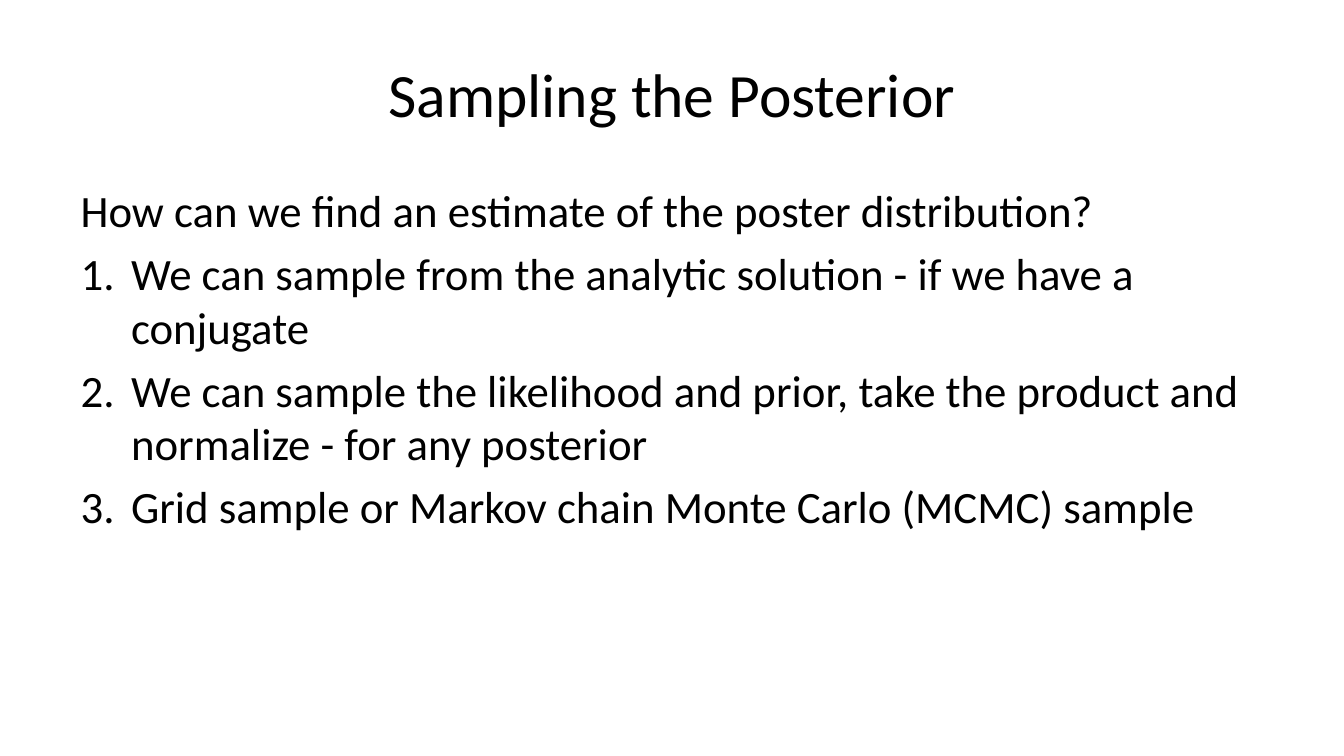
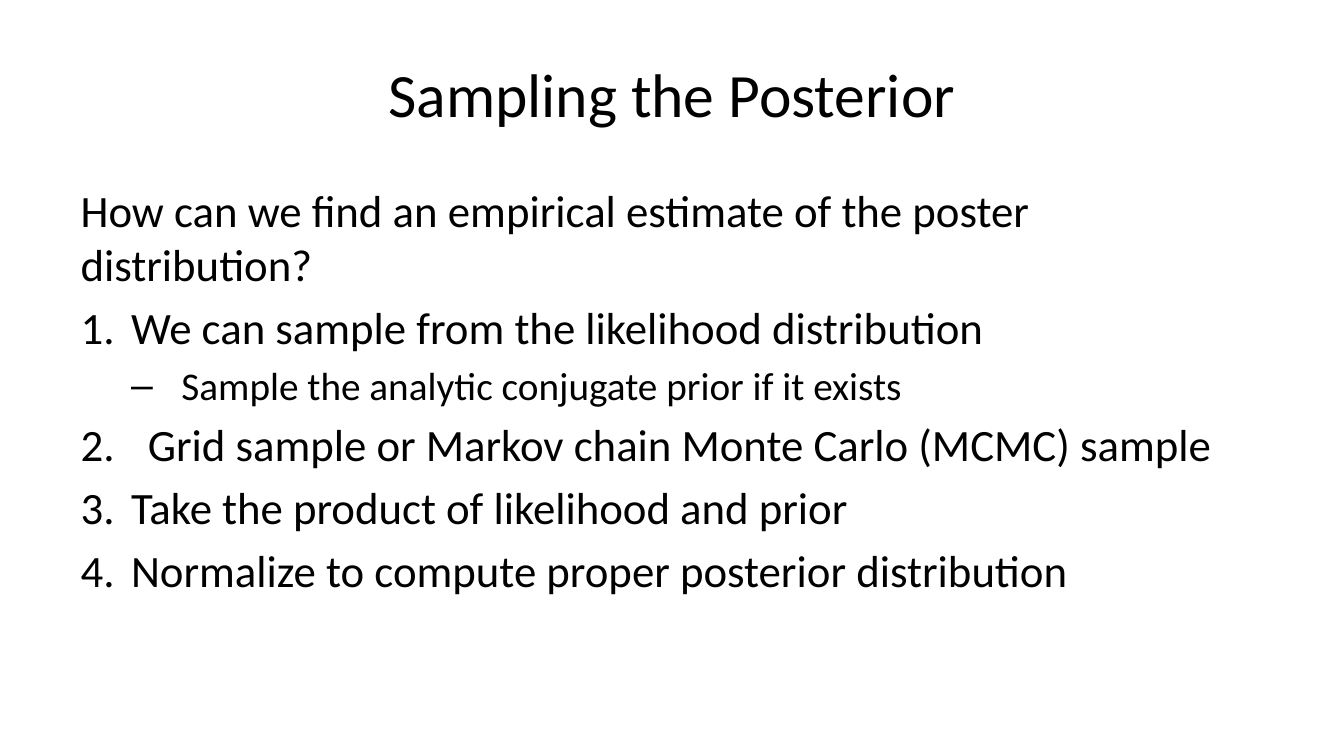
Before and after one commit to StephenElston/CSCI-E-83, a slide deck: slide 37 of LectureSlides/07_IntroductionToBayesModels.pptx. Drawn at 1344x756 pixels with LibreOffice and Linux fonts; fonts in the diff are those of the drawing. Boxes give left, top, right and bottom in pixels: in the first picture for what was removed or moved away, otherwise in the second. Text is boxed around its words. In the diff, an @@ line names an element or a change of style, - is before the commit and + after.

```diff
--- a/LectureSlides/07_IntroductionToBayesModels.pptx
+++ b/LectureSlides/07_IntroductionToBayesModels.pptx
@@ text at box(81, 196, 1029, 407): text changed @@
-How can we find an estimate of the poster distribution?
-1. We can sample from the analytic solution - if we have a conjugate
-2. We can sample the likelihood and prior, take the product and normalize - for any posterior
+How can we find an empirical estimate of the poster distribution?
+1. We can sample from the likelihood distribution
+  – Sample the analytic conjugate prior if it exists
@@ text at box(148, 428, 1211, 469): indent changed @@
@@ text at box(131, 493, 1067, 595): paragraphs added @@
+3. Take the product of likelihood and prior
+4. Normalize to compute proper posterior distribution
```
Also in this commit, not shown: 18 other slides changed, 1 other file.
